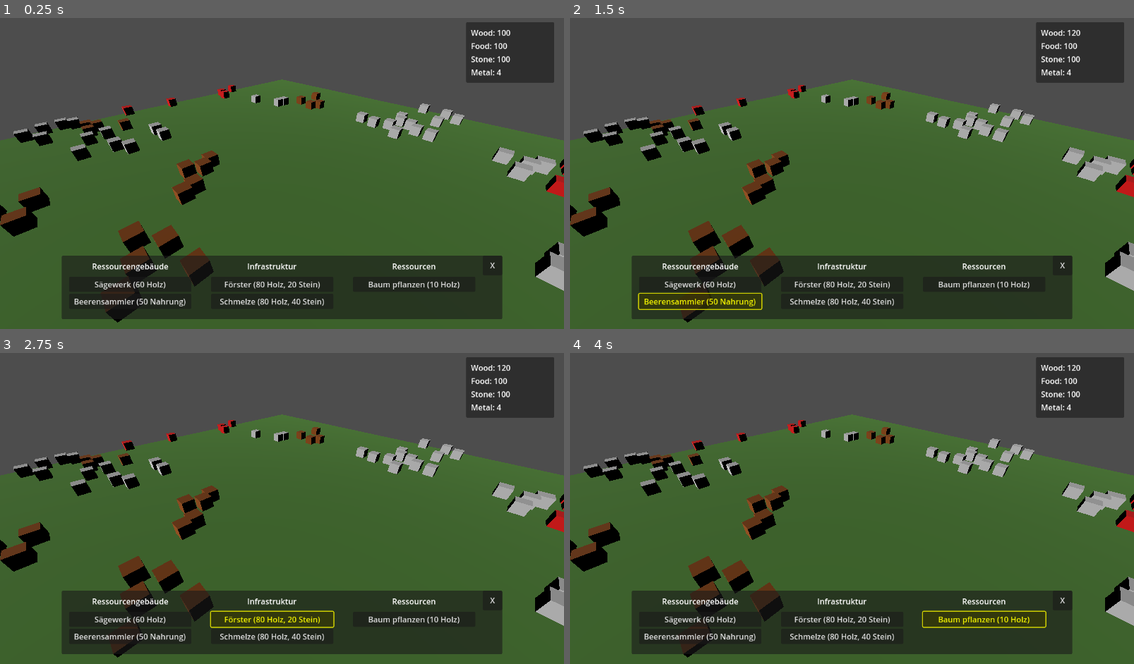
Above: before the commit, frames 1-4 (two rows, left to right).
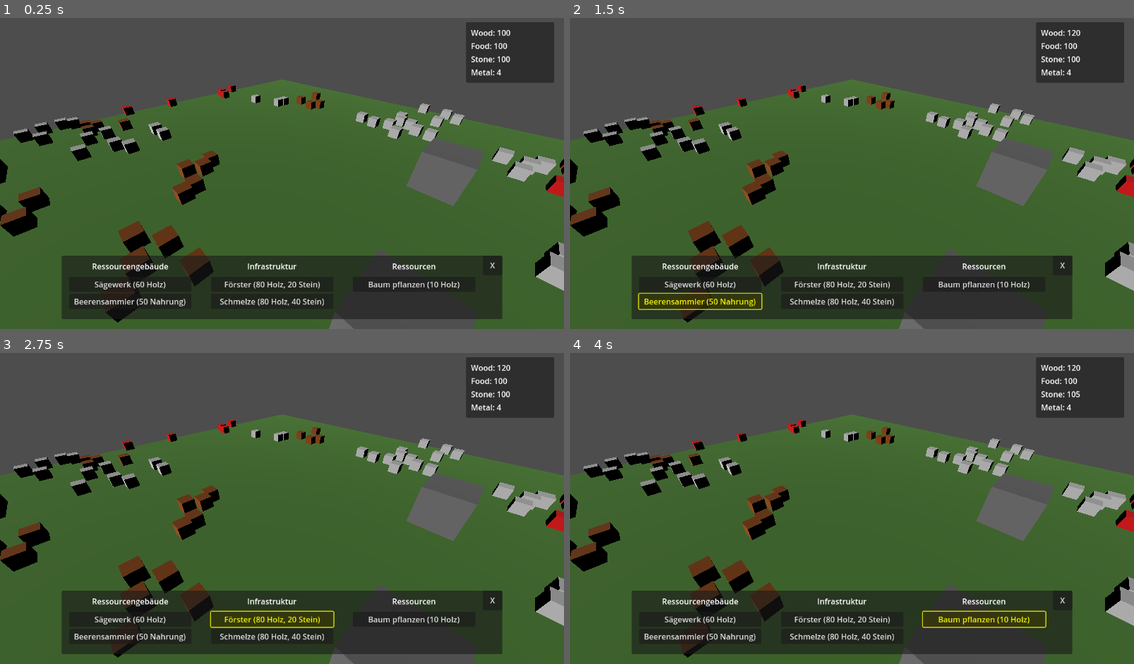
Above: after the commit, the same moments.

Repository: Catloff/Gaia-Galactica
Game: Godot game, scene res://scenes/Main.tscn
The game is run twice, just before and just after one commit, with the same random seed, the same clock (stepped at 60 frames per second) and the same inputs.
Inputs:
- Up to frame 1 (0.25 s): no input
- Up to frame 2 (1.5 s): click "Sägewerk (60 Holz)" at 0.5 s; click "Beerensammler (50 Nahrung)" at 1.25 s
- Up to frame 3 (2.75 s): click "Förster (80 Holz, 20 Stein)" at 2 s
- Up to frame 4 (4 s): click "Schmelze (80 Holz, 40 Stein)" at 2.75 s; click "Baum pflanzen (10 Holz)" at 3.5 s

The runs differ from the first frame. In frame 1, 2.8% of the frame differs, in the area x 0-86%, y 38-100%; in frame 2, 2.8%; in frame 3, 2.8%; in frame 4, 2.8%, in the area x 0-91%, y 12-100%.

Commit message:
Big Stone der nicht erschöpft hinzugefügt

Diff:
--- /dev/null
+++ b/scenes/LargeRock.tscn
@@ -0,0 +1,18 @@
+[gd_scene load_steps=4 format=3 uid="uid://c8q5n3x4y2m6v"]
+
+[ext_resource type="Script" path="res://scripts/LargeRock.gd" id="1_large_rock"]
+
+[sub_resource type="BoxMesh" id="BoxMesh_1"]
+size = Vector3(3, 3, 3)
+
+[sub_resource type="BoxShape3D" id="BoxShape3D_1"]
+size = Vector3(3, 3, 3)
+
+[node name="LargeRock" type="StaticBody3D"]
+script = ExtResource("1_large_rock")
+
+[node name="MeshInstance3D" type="MeshInstance3D" parent="."]
+mesh = SubResource("BoxMesh_1")
+
+[node name="CollisionShape3D" type="CollisionShape3D" parent="."]
+shape = SubResource("BoxShape3D_1")
--- /dev/null
+++ b/scripts/LargeRock.gd
@@ -0,0 +1,36 @@
+extends StaticBody3D
+
+signal resource_gathered(amount: int)
+
+const RESOURCE_TYPE = "STONE"
+const RESOURCE_AMOUNT = 5
+const COOLDOWN_TIME = 3.0  # Sekunden zwischen den Abbaumöglichkeiten
+
+var can_be_mined = true
+var cooldown_timer = 0.0
+
+func _ready():
+	var material = StandardMaterial3D.new()
+	material.albedo_color = Color(0.4, 0.4, 0.4)  # Dunkelgrau
+	$MeshInstance3D.material_override = material
+
+func _process(delta):
+	if not can_be_mined:
+		cooldown_timer += delta
+		if cooldown_timer >= COOLDOWN_TIME:
+			can_be_mined = true
+			cooldown_timer = 0.0
+
+func gather_resource():
+	if not can_be_mined:
+		return null
+
+	can_be_mined = false
+
+	return {
+		"type": RESOURCE_TYPE.to_lower(),
+		"amount": RESOURCE_AMOUNT
+	}
+
+func get_resource_type() -> String:
+	return RESOURCE_TYPE
--- a/scripts/Main.gd
+++ b/scripts/Main.gd
@@ -6,18 +6,33 @@
 const MIN_DISTANCE_BETWEEN_CLUSTERS = 4.0
 const RESOURCE_HEIGHT = 0.5
 const RESOURCE_DENSITY = 0.01  # Cluster pro Quadrateinheit (0.01 = 1 Cluster pro 100 Einheiten)
+const LARGE_ROCK_COUNT = 5  # Anzahl der großen Steine auf der Karte
 
 var placed_positions = []
 
 func _ready():
 	setup_camera()
 	spawn_resource_clusters()
+	spawn_large_rocks()
 
 func setup_camera():
 	var camera = $Camera3D
 	if camera:
 		camera.position = Vector3(10, 10, 10)
 		camera.look_at(Vector3.ZERO)
+
+func spawn_large_rocks():
+	var large_rock_scene = preload("res://scenes/LargeRock.tscn")
+
+	for _i in range(LARGE_ROCK_COUNT):
+		var valid_pos = find_valid_position()
+		if not valid_pos.is_valid:
+			continue
+
+		var rock = large_rock_scene.instantiate()
+		add_child(rock)
+		rock.position = Vector3(valid_pos.position.x, 1.5, valid_pos.position.z)  # Höher platziert als normale Ressourcen
+		placed_positions.append(valid_pos.position)
 
 func spawn_resource_clusters():
 	var resource_scene = preload("res://scenes/Resource.tscn")
Not shown: 1 places in scenes/HUD.tscn that only renumber resources
Not shown: 1 places in scenes/Lumbermill.tscn that only renumber resources
Not shown: 1 places in scenes/Main.tscn that only renumber resources
Not shown: 1 places in scenes/Smeltery.tscn that only renumber resources
Not shown, changed: Updates.md
